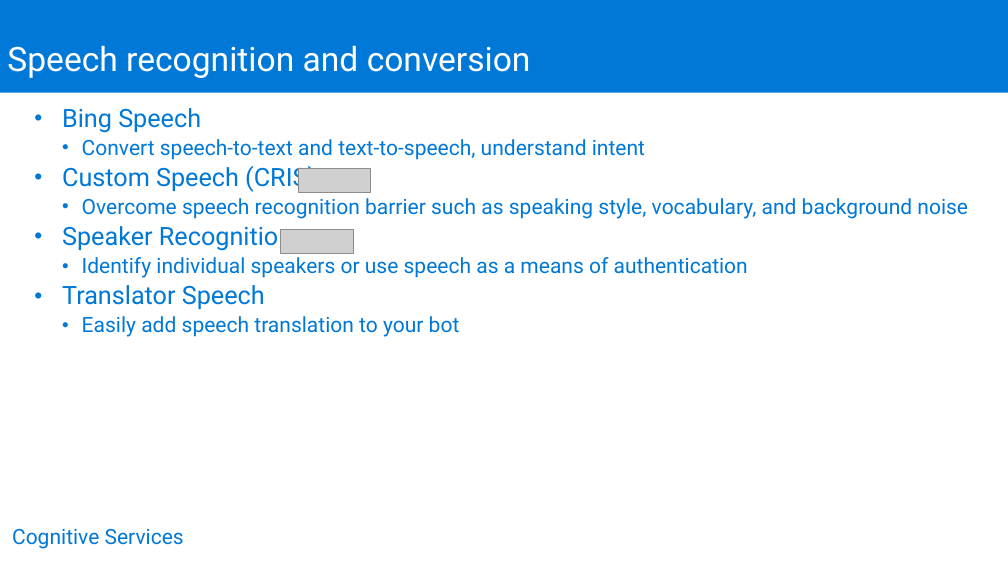
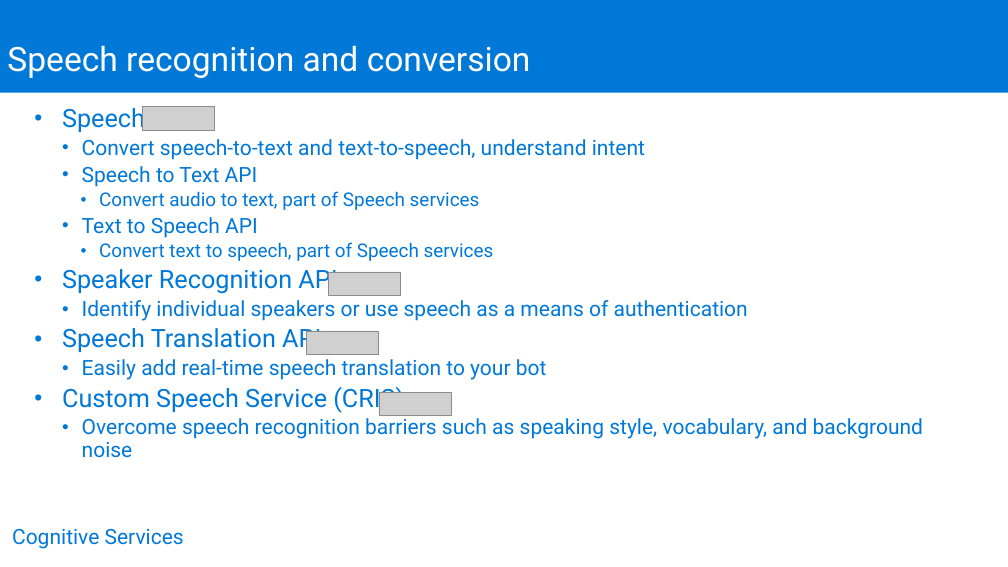
Before and after one commit to joeax/LearnAI-DesigningandArchitectingIntelligentAgents, a slide deck: slide 8 of 05-cognitive_services/resources/slides/IntelligentAgent_05_CognitiveServices_Instructor.pptx. Drawn at 1008x567 pixels with LibreOffice and Linux fonts; fonts in the diff are those of the drawing; grey boxes stand for pictures; background and template pictures are left out. Boxes give left, top, right and bottom in pixels: in the first picture for what was removed or moved away, otherwise in the second. Text is boxed around its words. In the diff, an @@ line names an element or a change of style, - is before the commit and + after.

```diff
--- a/05-cognitive_services/resources/slides/IntelligentAgent_05_CognitiveServices_Instructor.pptx
+++ b/05-cognitive_services/resources/slides/IntelligentAgent_05_CognitiveServices_Instructor.pptx
@@ text at bbox=[62, 106, 145, 132]: text changed @@
-• Bing Speech
+• Speech
@@ picture: place and size @@
-picture at bbox=[299, 169, 371, 192]
+picture at bbox=[142, 107, 215, 130]
@@ text at bbox=[62, 166, 494, 294]: text changed; size 20 to 18 pt @@
-• Custom Speech (CRIS)
-  • Overcome speech recognition barrier such as speaking style, vocabulary, and background noise
-• Speaker Recognition
+  • Speech to Text API
+    • Convert audio to text, part of Speech services
+  • Text to Speech API
+    • Convert text to speech, part of Speech services
+• Speaker Recognition API
@@ picture: place and size @@
-picture at bbox=[281, 230, 353, 253]
+picture at bbox=[328, 272, 401, 296]
@@ text at bbox=[62, 328, 923, 458]: text changed @@
-• Translator Speech
-  • Easily add speech translation to your bot
+• Speech Translation API
+  • Easily add real-time speech translation to your bot
+• Custom Speech Service (CRIS)
+  • Overcome speech recognition barriers such as speaking style, vocabulary, and background noise
@@ picture added at bbox=[306, 331, 379, 355] @@
@@ picture added at bbox=[379, 392, 451, 416] @@
```
Also in this commit, not shown: 7 other slides changed, 3 slides added, 1 slide removed, 4 other files.
